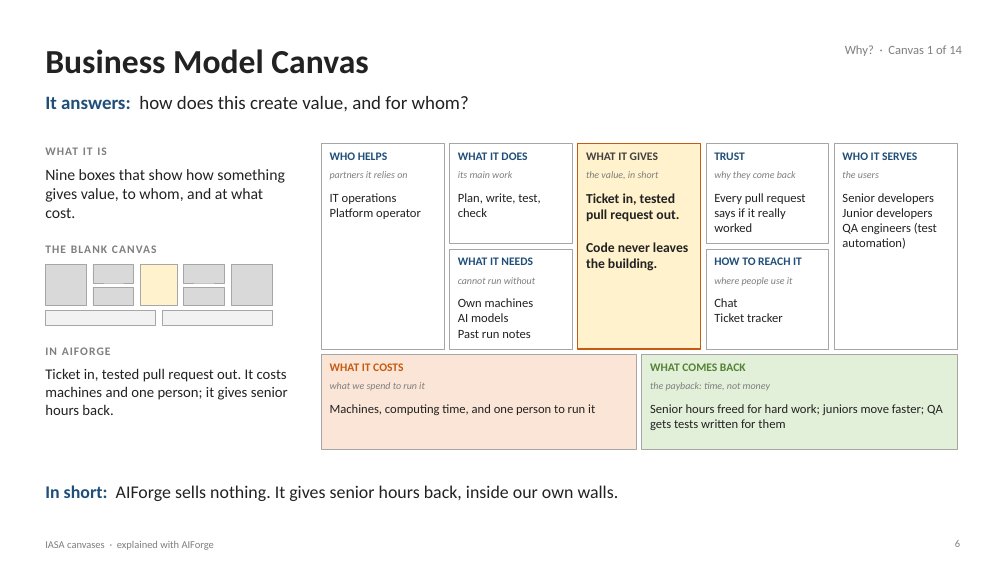
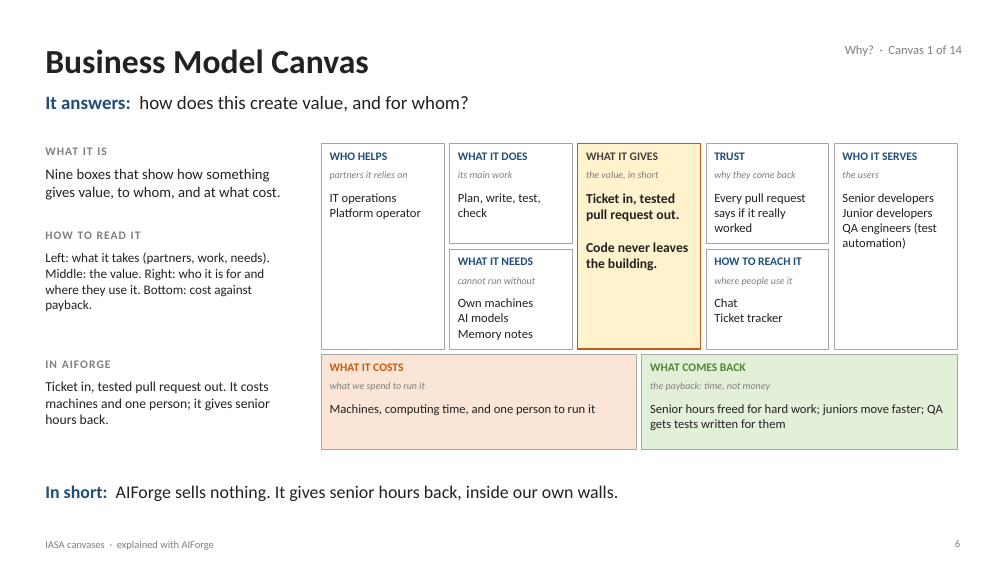
Before and after one commit to Manikanta-Reddy-Pasala/tools, a slide deck: slide 6 of course/iasa-aiforge/IASA-Canvases-with-AIForge.pptx. Drawn at 1008x567 pixels with LibreOffice and Linux fonts; fonts in the diff are those of the drawing. Boxes give left, top, right and bottom in pixels: in the first picture for what was removed or moved away, otherwise in the second. Text is boxed around its words. In the diff, an @@ line names an element or a change of style, - is before the commit and + after.

```diff
--- a/course/iasa-aiforge/IASA-Canvases-with-AIForge.pptx
+++ b/course/iasa-aiforge/IASA-Canvases-with-AIForge.pptx
@@ text "Nine boxes that show how ..." at (x1=45, y1=168, x2=281, y2=200): size 15 to 14 pt @@
@@ text added at (x1=45, y1=231, x2=141, y2=239), 11 pt, text #7F7F7F, bold @@
+HOW TO READ IT
@@ text removed at (x1=45, y1=245, x2=157, y2=253) @@
-THE BLANK CANVAS
@@ rectangle removed at (x1=45, y1=265, x2=86, y2=306) @@
@@ text added at (x1=45, y1=252, x2=270, y2=311), 12.5 pt, text #222222 @@
+Left: what it takes (partners, work, needs). Middle: the value. Right: who it is for and where they use it. Bottom: cost against payback.
@@ rectangle removed at (x1=93, y1=265, x2=134, y2=283) @@
@@ rectangle removed at (x1=141, y1=265, x2=177, y2=306) @@
@@ rectangle removed at (x1=184, y1=265, x2=225, y2=283) @@
@@ rectangle removed at (x1=231, y1=265, x2=272, y2=306) @@
@@ rectangle removed at (x1=93, y1=287, x2=134, y2=306) @@
@@ rectangle removed at (x1=184, y1=287, x2=225, y2=306) @@
@@ rectangle removed at (x1=45, y1=311, x2=156, y2=325) @@
@@ rectangle removed at (x1=163, y1=311, x2=273, y2=325) @@
@@ text "IN AIFORGE" moved from (x1=45, y1=347, x2=111, y2=355) to (x1=45, y1=360, x2=111, y2=368) @@
@@ text at (x1=458, y1=330, x2=533, y2=340): text changed @@
-Past run notes
+Memory notes
@@ text "Ticket in, tested pull request ..." moved from (x1=45, y1=368, x2=288, y2=415) to (x1=45, y1=381, x2=269, y2=424) @@
@@ text "Ticket in, tested pull request ..." at (x1=45, y1=381, x2=269, y2=424): size 14 to 13 pt @@
```
Also in this commit, not shown: 14 other slides changed, 2 other files.
